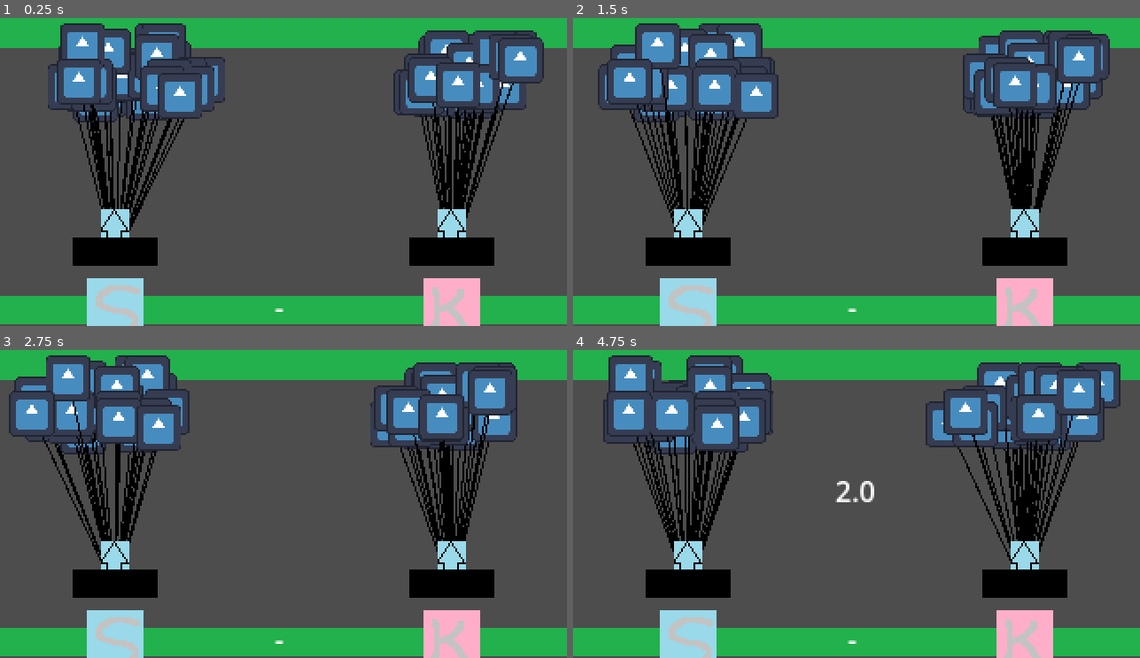
Above: before the commit, frames 1-4 (two rows, left to right).
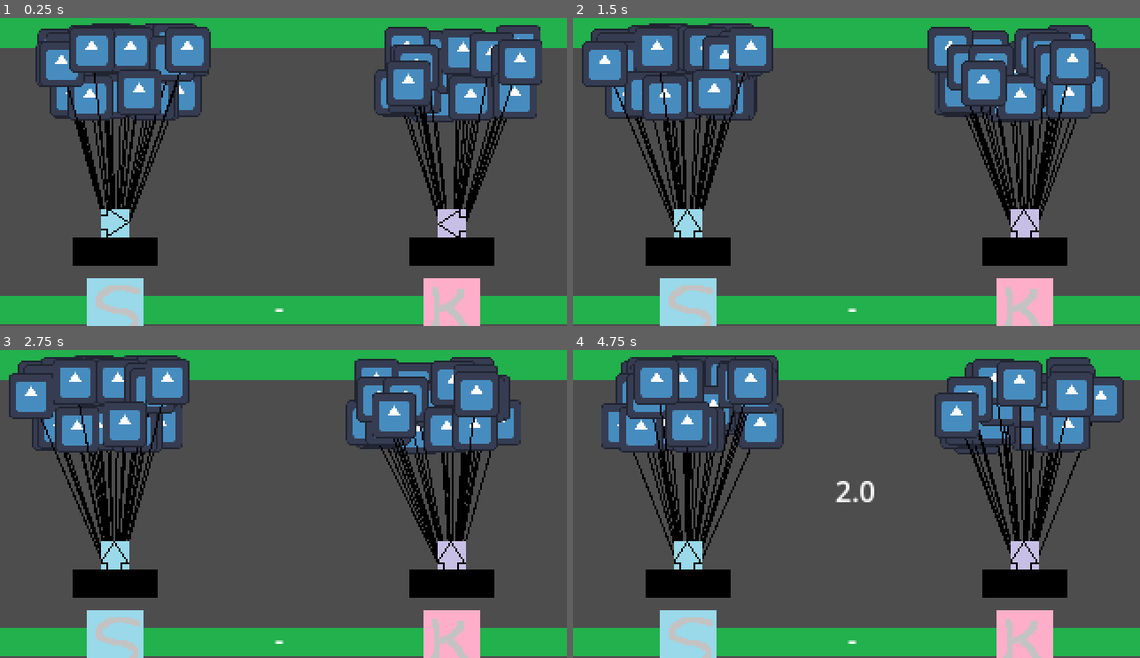
Above: after the commit, the same moments.

Repository: kevinesaa/balloons-wars
Game: Godot game, scene res://levels/level.tscn
The game is run twice, just before and just after one commit, with the same random seed, the same clock (stepped at 60 frames per second) and the same inputs. The engine's default icon, where the game draws it, is replaced by a stand-in: a white triangle on a blue panel in a dark square.
Inputs:
- Up to frame 1 (0.25 s): no input
- Up to frame 2 (1.5 s): tap S (player_one) at 0.6 s; tap K (player_two) at 0.8, 1.35 s
- Up to frame 3 (2.75 s): tap S (player_one) at 1.55, 2.1 s; tap K (player_two) at 2.3 s
- Up to frame 4 (4.75 s): tap K (player_two) at 2.85, 3.8 s; tap S (player_one) at 3.05, 4.35 s; tap Space (start_game) at 3.6 s

The runs differ from the first frame. In frame 1, 15% of the frame differs, in the area x 6-96%, y 1-72%; in frame 2, 16%; in frame 3, 15%; in frame 4, 17%, in the area x 5-98%, y 1-72%.

Commit message:
animation player

Diff:
--- a/entities/player.tscn
+++ b/entities/player.tscn
@@ -1,19 +1,68 @@
-[gd_scene load_steps=5 format=3 uid="uid://bd5g1kc2umaeo"]
+[gd_scene load_steps=11 format=3 uid="uid://bd5g1kc2umaeo"]
 
 [ext_resource type="Texture2D" uid="uid://b6r3ipo7mwrkw" path="res://sprites/character-player-one/character-up.png" id="1_8rojy"]
 [ext_resource type="Script" uid="uid://bldxhbqmwtygv" path="res://scripts/balloon_manager.gd" id="1_e4p34"]
 [ext_resource type="Script" uid="uid://bqwn5figgfakw" path="res://scripts/Player.gd" id="1_rfe5m"]
 [ext_resource type="Texture2D" uid="uid://bdcpcjbl23oh4" path="res://sprites/basket.png" id="2_b0kkn"]
+[ext_resource type="Texture2D" uid="uid://d4dji78tgyjd4" path="res://sprites/character-player-one/character-left.png" id="5_qsoyl"]
+[ext_resource type="Texture2D" uid="uid://bhu6qk7i8bk1p" path="res://sprites/character-player-one/character-right.png" id="6_6nm46"]
+[ext_resource type="Texture2D" uid="uid://c0do17fgdltya" path="res://sprites/character-player-one-two/character-up.png" id="7_ef06p"]
+[ext_resource type="Texture2D" uid="uid://bm4ds8sip4r4c" path="res://sprites/character-player-one-two/character-right.png" id="8_tjdhl"]
+[ext_resource type="Texture2D" uid="uid://duql1vbuspwws" path="res://sprites/character-player-one-two/character-left.png" id="9_x08pd"]
+
+[sub_resource type="SpriteFrames" id="SpriteFrames_i623q"]
+animations = [{
+"frames": [{
+"duration": 1.0,
+"texture": ExtResource("1_8rojy")
+}, {
+"duration": 1.0,
+"texture": ExtResource("5_qsoyl")
+}, {
+"duration": 1.0,
+"texture": ExtResource("1_8rojy")
+}, {
+"duration": 1.0,
+"texture": ExtResource("6_6nm46")
+}, {
+"duration": 1.0,
+"texture": ExtResource("1_8rojy")
+}],
+"loop": false,
+"name": &"player_one",
+"speed": 15.0
+}, {
+"frames": [{
+"duration": 1.0,
+"texture": ExtResource("7_ef06p")
+}, {
+"duration": 1.0,
+"texture": ExtResource("8_tjdhl")
+}, {
+"duration": 1.0,
+"texture": ExtResource("7_ef06p")
+}, {
+"duration": 1.0,
+"texture": ExtResource("9_x08pd")
+}, {
+"duration": 1.0,
+"texture": ExtResource("7_ef06p")
+}],
+"loop": false,
+"name": &"player_two",
+"speed": 15.0
+}]
 
 [node name="Player" type="Node2D"]
 script = ExtResource("1_rfe5m")
 
-[node name="Ballon" type="Node2D" parent="."]
+[node name="BallonGroup" type="Node2D" parent="."]
 script = ExtResource("1_e4p34")
-
-[node name="Sprite2D" type="Sprite2D" parent="."]
-texture = ExtResource("1_8rojy")
 
 [node name="Basket" type="Sprite2D" parent="."]
 position = Vector2(0, 16)
 texture = ExtResource("2_b0kkn")
+
+[node name="AnimatedSprite2D" type="AnimatedSprite2D" parent="."]
+sprite_frames = SubResource("SpriteFrames_i623q")
+animation = &"player_one"
--- a/scripts/Player.gd
+++ b/scripts/Player.gd
@@ -8,12 +8,16 @@
 
 var altitude:float
 var maxAltitude:float
+@onready var animated_sprite_2d: AnimatedSprite2D = $AnimatedSprite2D
 
 func _ready() -> void:
-
+	animated_sprite_2d.play("player_one")
 	pass
 
+
 func _process(delta: float) -> void:
+
+
 
 	var thisY = self.position.y
 	if(moving && thisY > maxAltitude):
--- a/scripts/gameplayManager.gd
+++ b/scripts/gameplayManager.gd
@@ -19,6 +19,9 @@
 
 
 func _ready() -> void:
+	player_one.animated_sprite_2d.animation = "player_one"
+	player_two.animated_sprite_2d.animation = "player_two"
+
 	pass
 
 
@@ -30,12 +33,16 @@
 	if(isPress):
 		playerOneRecord = playerOneRecord + 1
 		player_one_button_sound.play()
+		player_one.animated_sprite_2d.play("player_one")
+
 
 func onPlayerTwoPressButtonLister(isPress:bool):
 
 	if(isPress):
 		playerTwoRecord = playerTwoRecord + 1
 		player_two_button_sound.play()
+		player_two.animated_sprite_2d.play("player_two")
+
 
 func onGameFinish():
 
